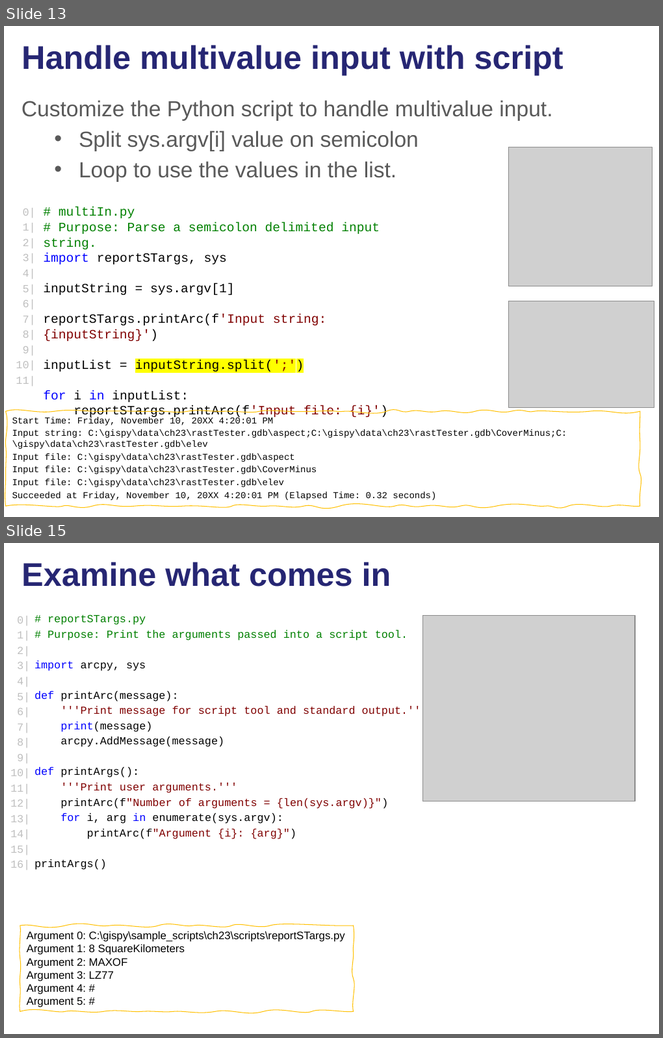
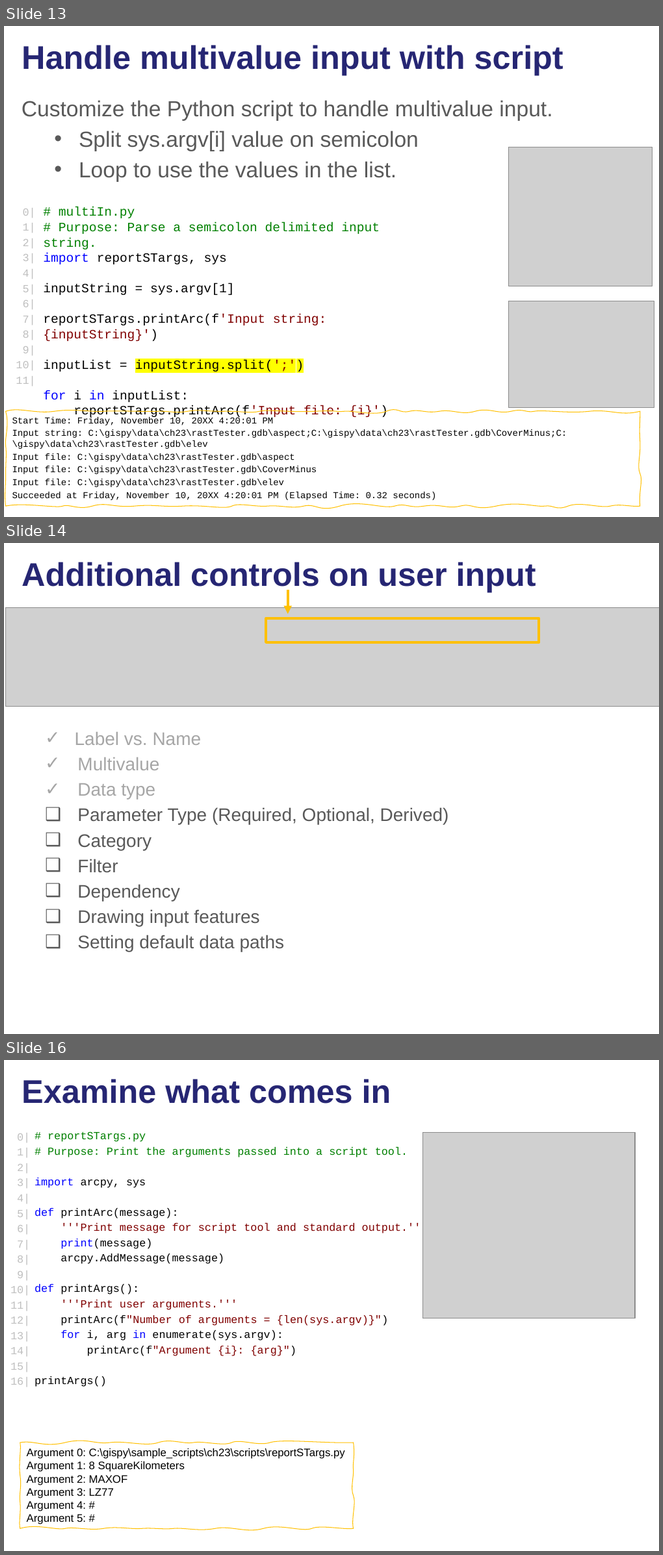
Before and after one commit to lgtateos/gis540, a slide deck: slides/scriptToolParameters.pptx. Shown one above the other, each under a label of ours: slides 13 and 15 before the commit, slides 13, 14 and 16 after it; the slides between them are not shown. The pictures are 663x1038 and 663x1555 pixels, drawn with LibreOffice and Linux fonts; fonts in the diff are those of the drawing; grey boxes stand for pictures. Boxes give left, top, right and bottom in pixels: in the first picture for what was removed or moved away, otherwise in the second. Text is boxed around its words. In the diff, an @@ line names an element or a change of style, - is before the commit and + after.

```diff
--- a/slides/scriptToolParameters.pptx
+++ b/slides/scriptToolParameters.pptx
@@ slide 14 added at [4,543,659,1034], background #FFFFFF @@
@@ title added at [22,562,536,592], 36 pt, text #262673, bold @@
+Additional controls on user input
@@ arrow added from (287, 590) to (287, 614), #FFC000 3 pt @@
@@ picture added at [6,607,659,707] @@
@@ rectangle added at [266,618,540,642], outline #FFC000 3 pt @@
@@ text added at [75,732,449,952], 20 pt, text #595959 @@
+  ✓ Label vs. Name
+  ✓ Multivalue
+  ✓ Data type
+  ❑ Parameter Type (Required, Optional, Derived)
+  ❑ Category
+  ❑ Filter
+  ❑ Dependency
+  ❑ Drawing input features
+  ❑ Setting default data paths
@@ what was slide 15 is now slide 16 @@
```
Also in this commit, not shown: 10 slides changed, 5 other slides added, 2 slides removed.
